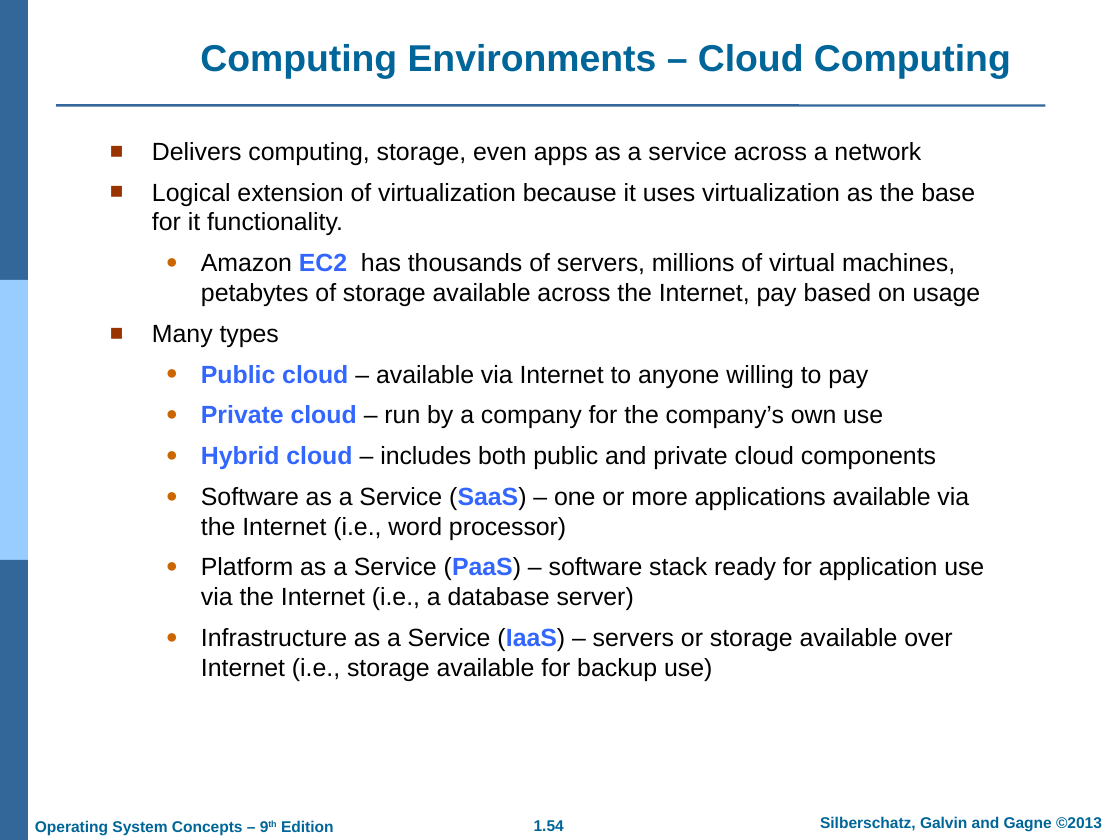
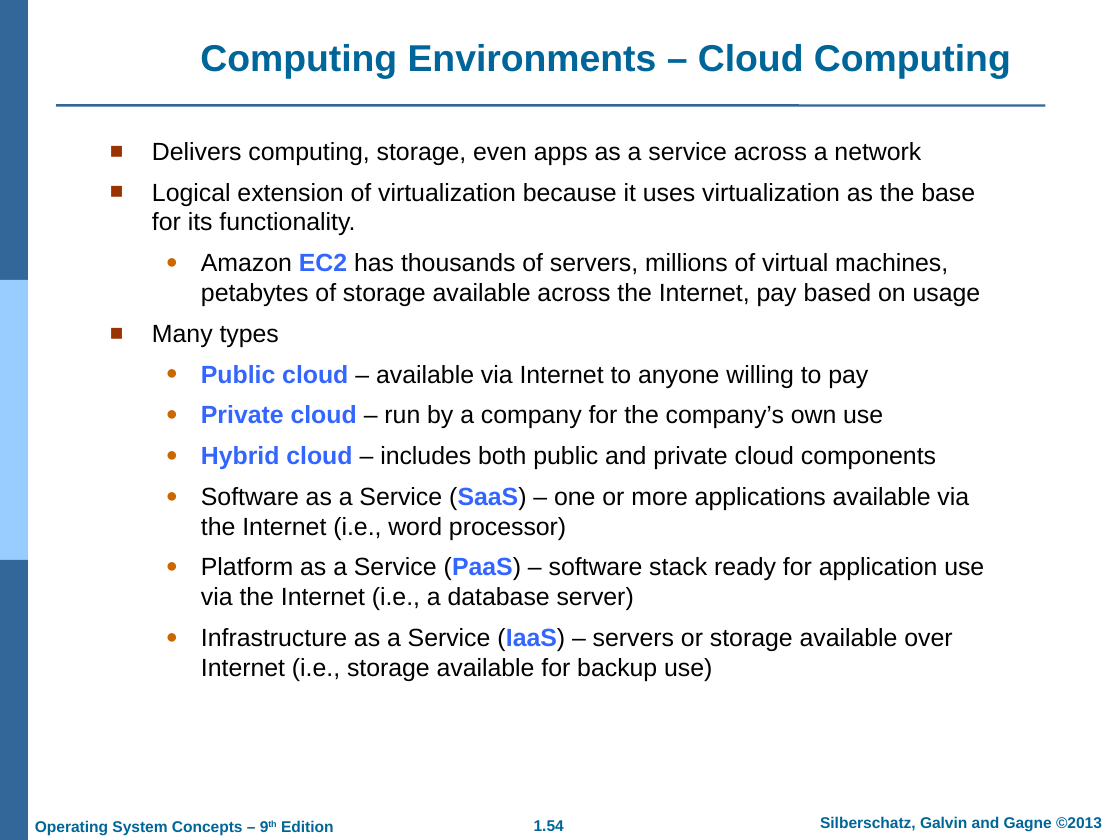
Before and after one commit to GeneralNitin/S4, a slide deck: slide 54 of S4/03. OS/PPTs/PPT-dir/01. Introduction.ppt. Drawn at 1120x840 pixels with LibreOffice and Linux fonts; fonts in the diff are those of the drawing; background and template pictures are left out. Boxes give left, top, right and bottom in pixels: in the first picture for what was removed or moved away, otherwise in the second. Text is boxed around its words. In the diff, an @@ line names an element or a change of style, - is before the commit and + after.

```diff
--- a/S4/03. OS/PPTs/PPT-dir/01. Introduction.ppt
+++ b/S4/03. OS/PPTs/PPT-dir/01. Introduction.ppt
@@ text at (152, 183, 975, 235): text changed @@
-■ Logical extension of virtualization because it uses virtualization as the base for it functionality.
+■ Logical extension of virtualization because it uses virtualization as the base for its functionality.
```
Also in this commit, not shown: 13 other slides changed.
